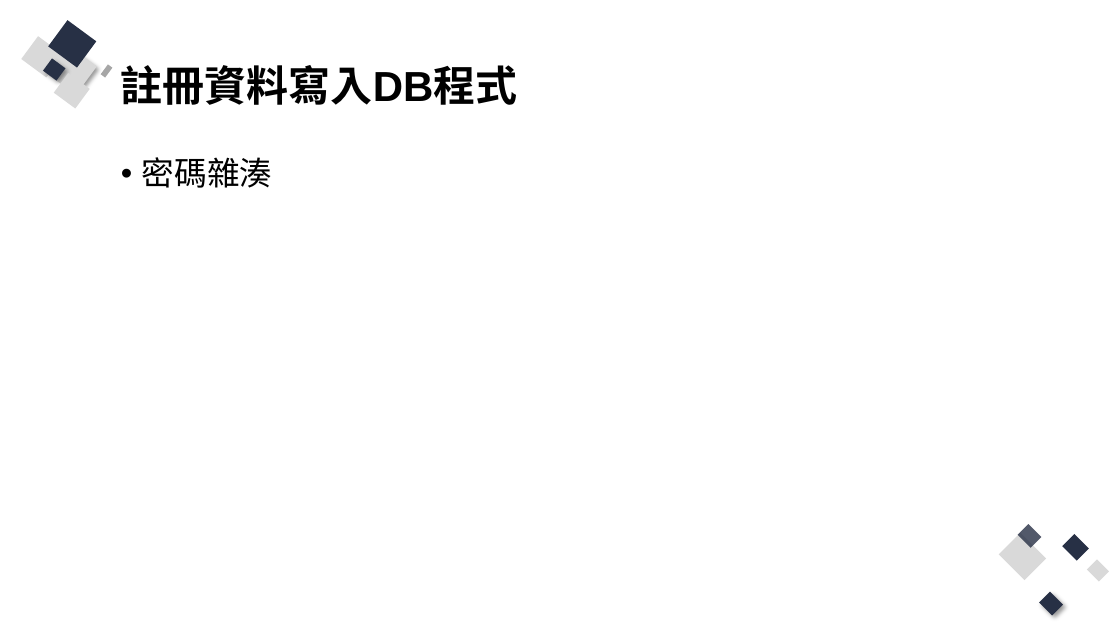
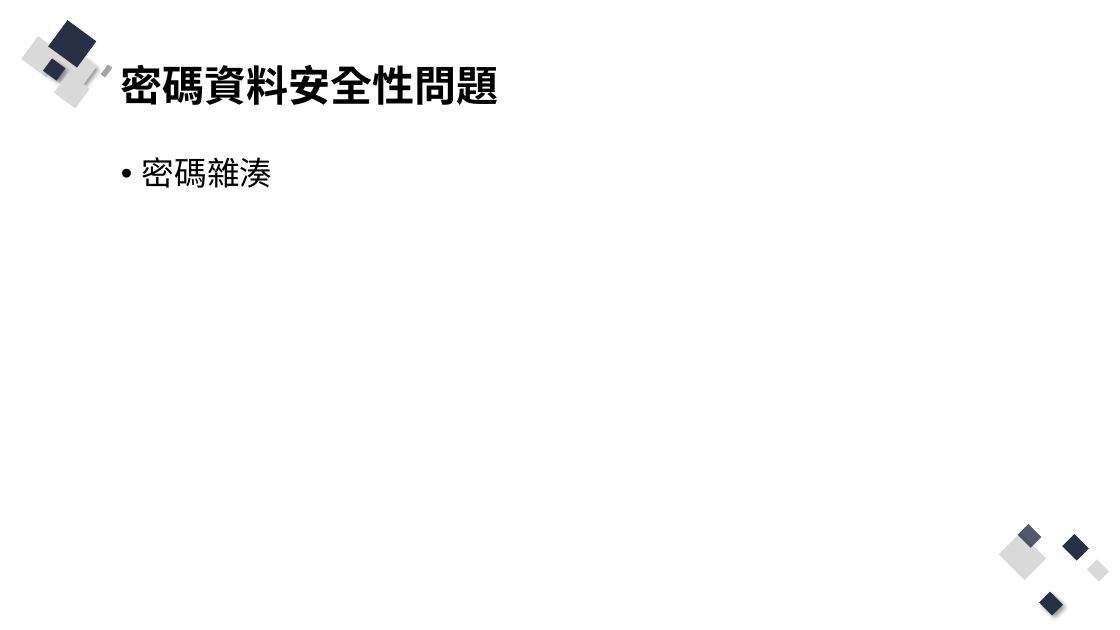
Before and after one commit to Q81JIAXIONG/-, a slide deck: slide 49 of 投影片/4.實作-帳號註冊、登入網頁.pptx (slide 42 before the commit). Drawn at 1120x630 pixels with LibreOffice and Linux fonts; fonts in the diff are those of the drawing. Boxes give left, top, right and bottom in pixels: in the first picture for what was removed or moved away, otherwise in the second. Text is boxed around its words. In the diff, an @@ line names an element or a change of style, - is before the commit and + after.

```diff
--- a/投影片/4.實作-帳號註冊、登入網頁.pptx
+++ b/投影片/4.實作-帳號註冊、登入網頁.pptx
@@ title at (121,65,499,105): text changed @@
-註冊資料寫入DB程式
+密碼資料安全性問題
```
Also in this commit, not shown: 7 other slides changed, 7 slides added, 17 other files.
